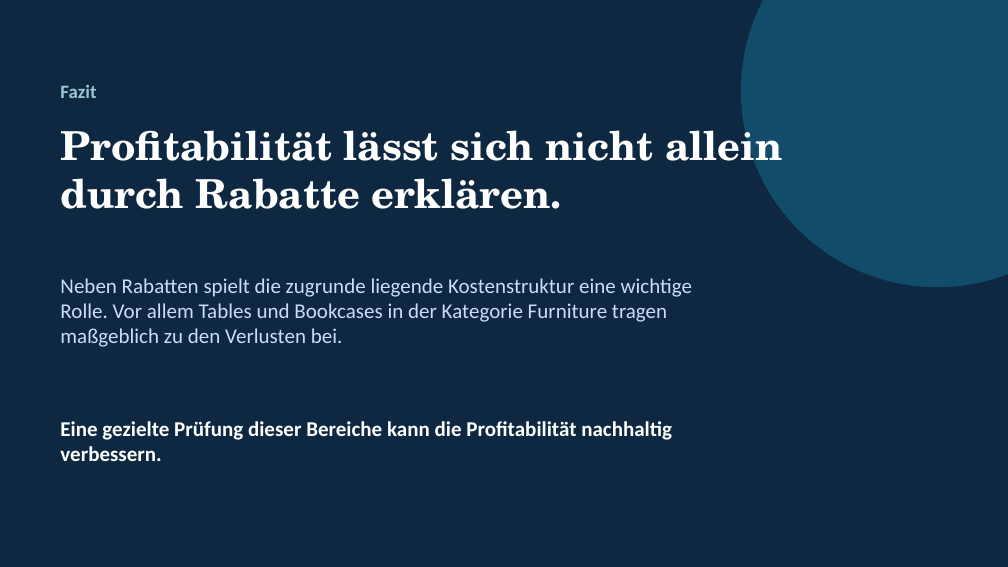
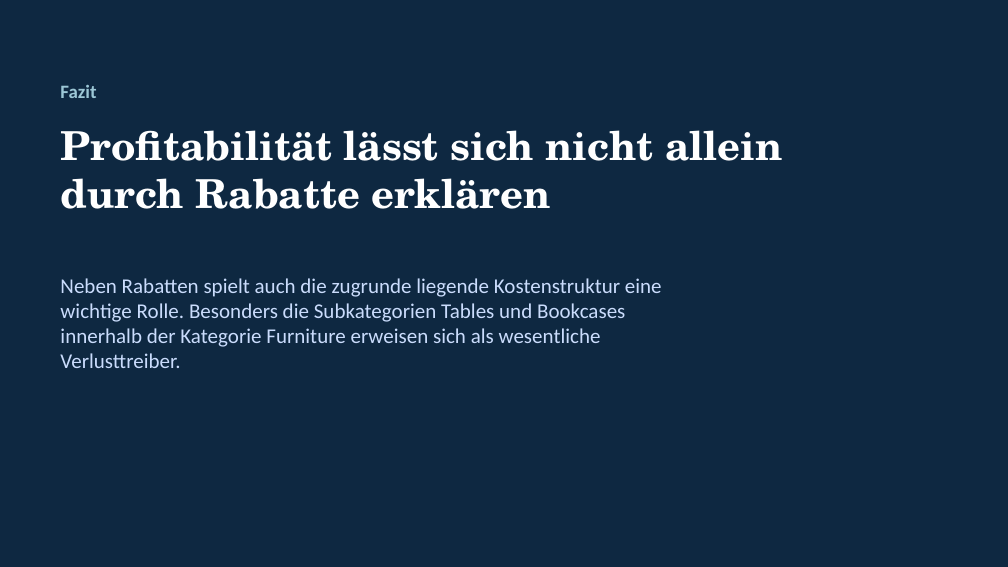
Before and after one commit to Carolyn74/Portfolioprojekt, a slide deck: slide 13 of Power Point/Abschlusspräsentation.pptx (slide 11 before the commit). Drawn at 1008x567 pixels with LibreOffice and Linux fonts; fonts in the diff are those of the drawing. Boxes give left, top, right and bottom in pixels: in the first picture for what was removed or moved away, otherwise in the second. Text is boxed around its words. In the diff, an @@ line names an element or a change of style, - is before the commit and + after.

```diff
--- a/Power Point/Abschlusspräsentation.pptx
+++ b/Power Point/Abschlusspräsentation.pptx
@@ ellipse removed at bbox=[741, 0, 1008, 287] @@
@@ text at bbox=[60, 130, 783, 209]: text changed @@
-Profitabilität lässt sich nicht allein durch Rabatte erklären.
+Profitabilität lässt sich nicht allein durch Rabatte erklären
@@ text at bbox=[60, 278, 662, 368]: text changed @@
-Neben Rabatten spielt die zugrunde liegende Kostenstruktur eine wichtige Rolle. Vor allem Tables und Bookcases in der Kategorie Furniture tragen maßgeblich zu den Verlusten bei.
+Neben Rabatten spielt auch die zugrunde liegende Kostenstruktur eine wichtige Rolle. Besonders die Subkategorien Tables und Bookcases innerhalb der Kategorie Furniture erweisen sich als wesentliche Verlusttreiber.
@@ text removed at bbox=[60, 421, 672, 461] @@
-Eine gezielte Prüfung dieser Bereiche kann die Profitabilität nachhaltig verbessern.
```
Also in this commit, not shown: 10 other slides changed, 2 slides added, 28 other files.
